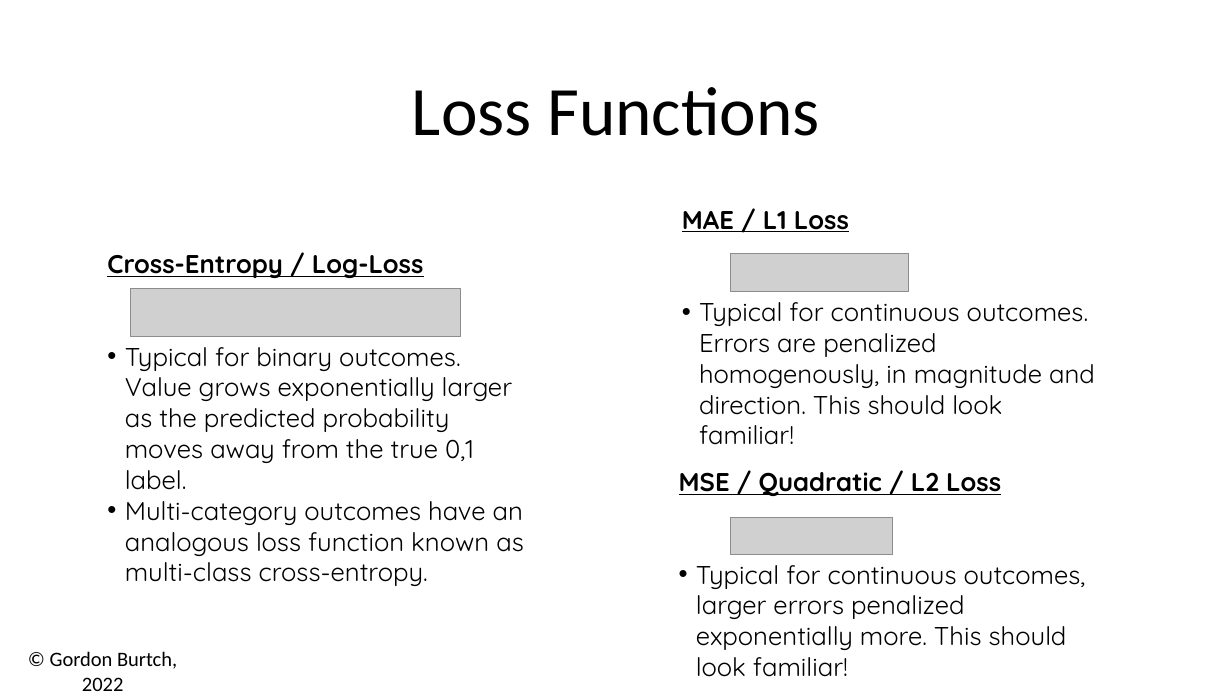
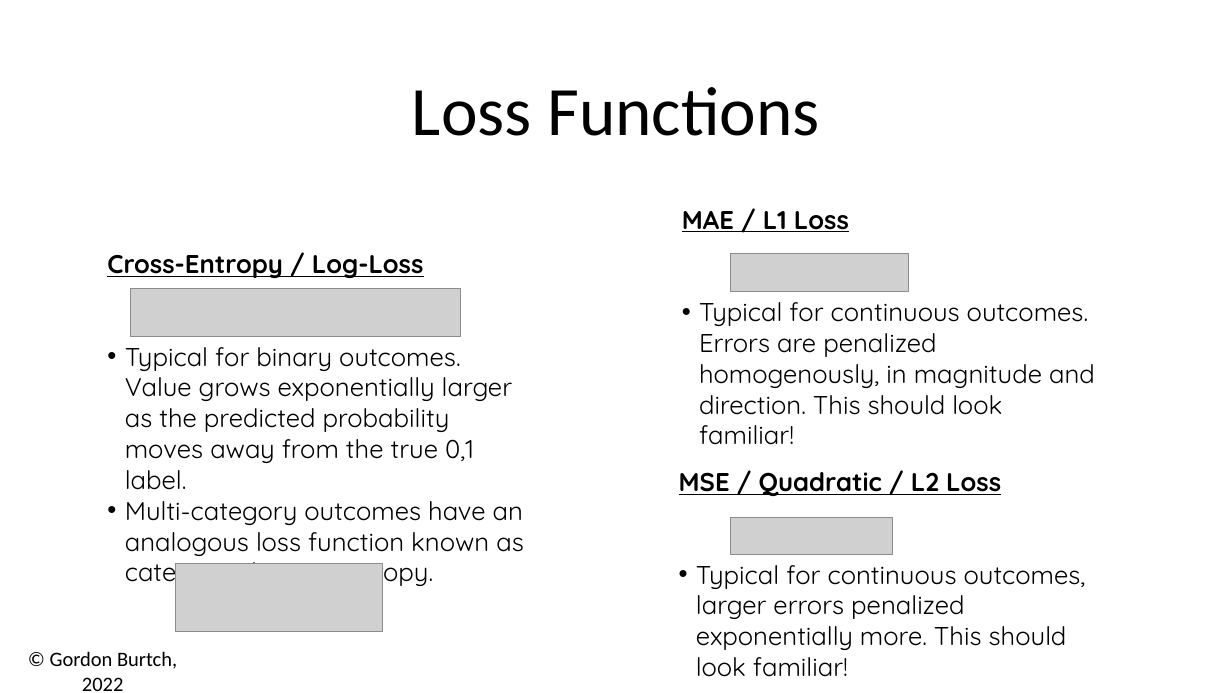
Before and after one commit to zizgao/BA865-2022, a slide deck: slide 14 of Week 2/02 - Math & Keras.pptx. Drawn at 1232x693 pixels with LibreOffice and Linux fonts; fonts in the diff are those of the drawing; grey boxes stand for pictures. Boxes give left, top, right and bottom in pixels: in the first picture for what was removed or moved away, otherwise in the second. Text is boxed around its words. In the diff, an @@ line names an element or a change of style, - is before the commit and + after.

```diff
--- a/Week 2/02 - Math & Keras.pptx
+++ b/Week 2/02 - Math & Keras.pptx
@@ text at [125,501,524,588]: text changed @@
-• Multi-category outcomes have an analogous loss function known as multi-class cross-entropy.
+• Multi-category outcomes have an analogous loss function known as categorical cross-entropy.
@@ picture added at [176,564,383,632] @@
```
Also in this commit, not shown: 3 other files.
